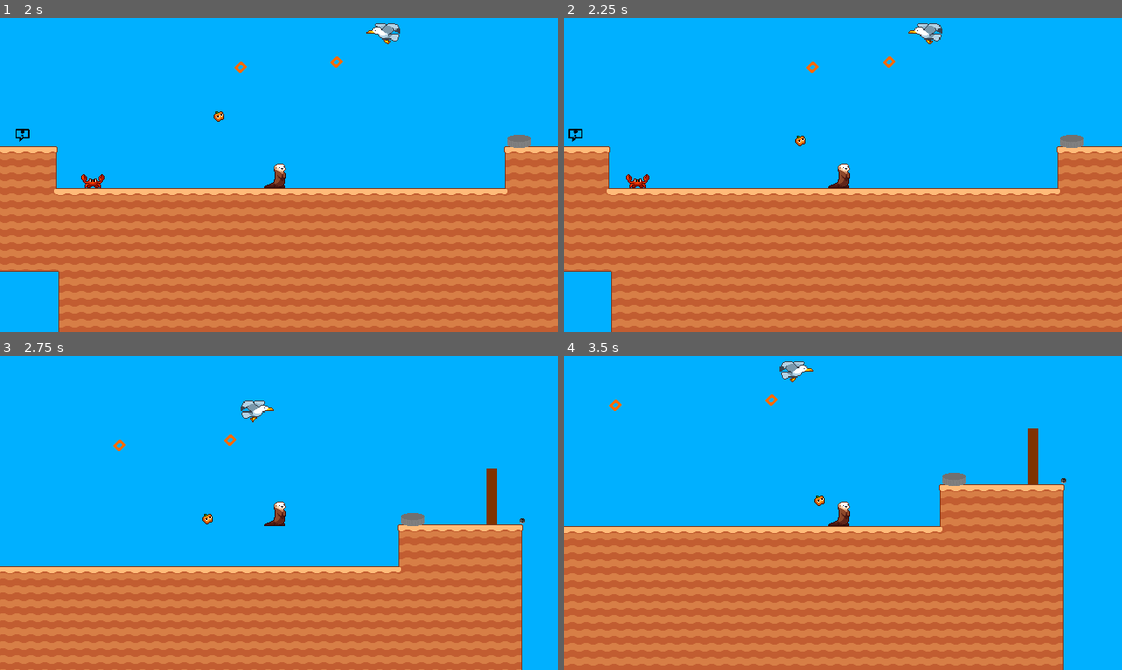
Above: before the commit, frames 1-4 (two rows, left to right).
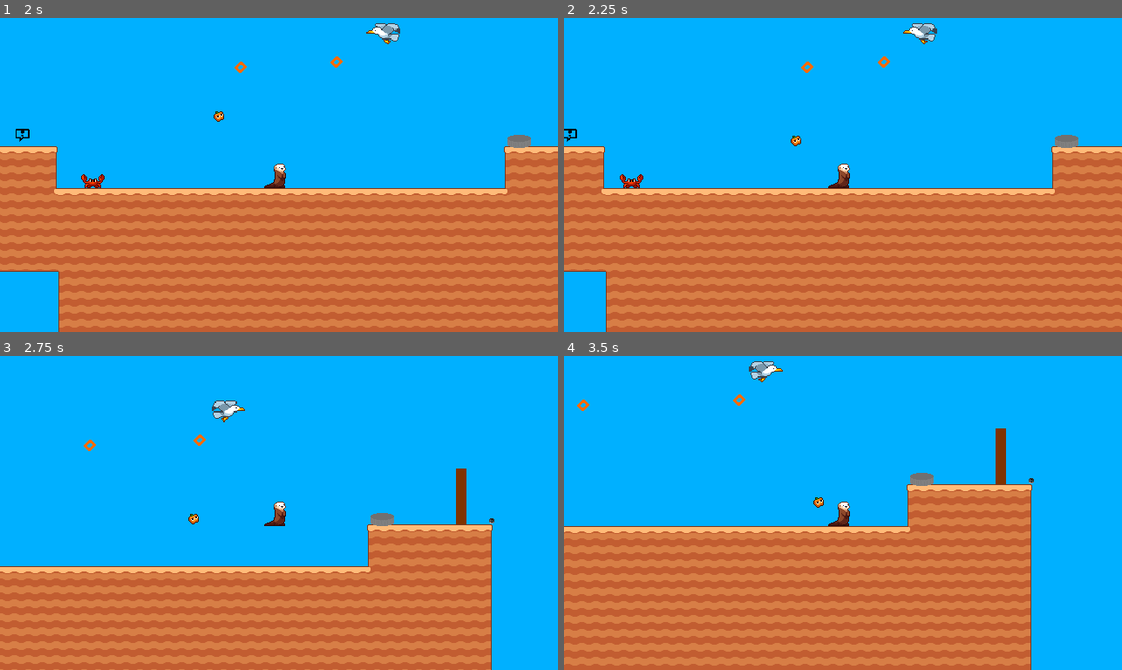
Above: after the commit, the same moments.

Repository: Longliverosa/longliverosa-game
Game: Godot game, scene res://Scenes/Menu/main_menu.tscn
The game is run twice, just before and just after one commit, with the same random seed, the same clock (stepped at 60 frames per second) and the same inputs. Sound files missing from this copy of the repository are replaced by a short silence.
Inputs (mouse positions are in pixels of both pictures, inside the frame that each line leads up to):
- Up to frame 1 (2 s): click "New Game" at 0.5 s; click "Play" at 1.25 s
- Up to frame 2 (2.25 s): tap Enter at 2 s; move the mouse to (965, 159) at 2.02 s; hold D (move_right) from 2.03 s (still down); tap Ctrl (dodge, bound only after the commit) at 2.1 s; click (965, 159) at 2.17 s
- Up to frame 3 (2.75 s): keep holding D (move_right); tap Space (jump) at 2.27 s; tap Shift (dodge, bound only before the commit) at 2.3 s
- Up to frame 4 (3.5 s): release D (move_right) at 2.75 s; drag from (731, 528) to (971, 516) at 2.77 s

Frame 1 is identical in both runs. In frame 2, 8.6% of the frame differs, in the area x 0-100%, y 1-100%; in frame 3, 7.2%; in frame 4, 11%, in the area x 0-90%, y 1-100%.

Commit message:
Made dodge a bit better

Diff:
--- a/Scenes/Entities/crab_enemy.tscn
+++ b/Scenes/Entities/crab_enemy.tscn
@@ -1,8 +1,8 @@
-[gd_scene load_steps=2 format=3 uid="uid://c1q808d2ol1xa"]
+[gd_scene format=3 uid="uid://c1q808d2ol1xa"]
 
 [ext_resource type="PackedScene" uid="uid://d0mer00ituels" path="res://Scenes/Entities/base_enemy.tscn" id="1_7wxf3"]
 
-[node name="Enemy" instance=ExtResource("1_7wxf3")]
+[node name="Enemy" unique_id=829603009 instance=ExtResource("1_7wxf3")]
 speed = 40.0
 patrol_distance = 150.0
 attack_mode = 2
--- a/Scenes/Player/player.tscn
+++ b/Scenes/Player/player.tscn
@@ -11,34 +11,34 @@
 
 [sub_resource type="ImageTexture" id="ImageTexture_mtuoh"]
 
-[node name="Player" type="CharacterBody2D"]
+[node name="Player" type="CharacterBody2D" unique_id=1044910472]
 physics_interpolation_mode = 2
 self_modulate = Color(0.52572, 0.723689, 0.712835, 1)
 collision_layer = 2
 collision_mask = 5
 script = ExtResource("1_46r5w")
 
-[node name="SelectPowerBg" type="Sprite2D" parent="."]
+[node name="SelectPowerBg" type="Sprite2D" parent="." unique_id=1662579402]
 visible = false
 texture = ExtResource("2_htcer")
 
-[node name="SelectPower" type="Node2D" parent="."]
+[node name="SelectPower" type="Node2D" parent="." unique_id=2058734023]
 visible = false
 
-[node name="GFX" type="Sprite2D" parent="."]
+[node name="GFX" type="Sprite2D" parent="." unique_id=879343868]
 texture = ExtResource("2_rcd5j")
 
-[node name="CollisionShape2D" type="CollisionShape2D" parent="."]
+[node name="CollisionShape2D" type="CollisionShape2D" parent="." unique_id=2129649774]
 position = Vector2(0, 2)
 shape = SubResource("CapsuleShape2D_jhyir")
 
-[node name="Camera2D" type="Camera2D" parent="."]
+[node name="Camera2D" type="Camera2D" parent="." unique_id=1254635287]
 physics_interpolation_mode = 1
 position = Vector2(1, 1)
 
-[node name="Canvas" type="CanvasLayer" parent="."]
+[node name="Canvas" type="CanvasLayer" parent="." unique_id=40264234]
 
-[node name="Label" type="Label" parent="Canvas"]
+[node name="Label" type="Label" parent="Canvas" unique_id=1163512178]
 visible = false
 offset_left = 7.0
 offset_top = 7.99998
@@ -47,7 +47,7 @@
 scale = Vector2(2.06691, 2.74735)
 text = "Current Power: Basic Attack"
 
-[node name="ShieldSlider" type="HSlider" parent="Canvas"]
+[node name="ShieldSlider" type="HSlider" parent="Canvas" unique_id=76766748]
 visible = false
 offset_left = 10.0
 offset_top = 65.0
@@ -59,34 +59,34 @@
 editable = false
 scrollable = false
 
-[node name="Plug" type="Line2D" parent="."]
+[node name="Plug" type="Line2D" parent="." unique_id=1225175970]
 width = 1.0
 default_color = Color(0.329412, 0.14902, 0.0784314, 1)
 
-[node name="PlugHead" type="Sprite2D" parent="."]
+[node name="PlugHead" type="Sprite2D" parent="." unique_id=1747245562]
 visible = false
 texture = ExtResource("10_jhyir")
 
-[node name="RayCast2D" type="RayCast2D" parent="."]
+[node name="RayCast2D" type="RayCast2D" parent="." unique_id=705499841]
 
-[node name="Timers" type="Node" parent="."]
+[node name="Timers" type="Node" parent="." unique_id=45388923]
 
-[node name="CoyoteTime" type="Timer" parent="Timers"]
+[node name="CoyoteTime" type="Timer" parent="Timers" unique_id=1628984939]
 wait_time = 0.1
 one_shot = true
 
-[node name="JumpBuffer" type="Timer" parent="Timers"]
+[node name="JumpBuffer" type="Timer" parent="Timers" unique_id=840575356]
 wait_time = 0.2
 one_shot = true
 
-[node name="ShieldCooldown" type="Timer" parent="Timers"]
+[node name="ShieldCooldown" type="Timer" parent="Timers" unique_id=1258486900]
 wait_time = 10.0
 one_shot = true
 
-[node name="DamageCooldown" type="Timer" parent="Timers"]
+[node name="DamageCooldown" type="Timer" parent="Timers" unique_id=1419856572]
 wait_time = 0.5
 one_shot = true
 
-[node name="CompanionCooldown" type="Timer" parent="Timers"]
+[node name="CompanionCooldown" type="Timer" parent="Timers" unique_id=52884093]
 wait_time = 0.2
 one_shot = true
--- a/Scripts/Player/player.gd
+++ b/Scripts/Player/player.gd
@@ -111,7 +111,14 @@
 func perform_dodge():
 	if is_dodging: return
 	is_dodging = true
-	await get_tree().create_timer(0.2).timeout
+	set_collision_mask_value(3, false)
+	var enemies = get_tree().get_nodes_in_group("damage_player")
+	for enemy in enemies:
+		enemy.set_collision_mask_value(2, false)
+	await get_tree().create_timer(0.4).timeout
+	set_collision_mask_value(3, true)
+	for enemy in enemies:
+		enemy.set_collision_mask_value(2, true)
 	is_dodging = false
 
 func _process(_delta: float) -> void:
@@ -154,6 +161,7 @@
 
 
 func damage(angle: float) -> void:
+	if is_dodging: return
 	if has_shield:
 		has_shield = false
 		shield_slider.visible = true
@@ -162,7 +170,7 @@
 
 		var direction_vector = Vector2(-cos(angle), sin(angle)).normalized()
 		impulse_velocity = Vector2(direction_vector.x * 400, direction_vector.y * (-300 if is_on_floor() else -800))
-	elif damage_cooldown.is_stopped() or is_dodging:
+	elif damage_cooldown.is_stopped():
 		reset_to_checkpoint()
 
 func reset_to_checkpoint():
--- a/project.godot
+++ b/project.godot
@@ -187,7 +187,7 @@
 }
 dodge={
 "deadzone": 0.2,
-"events": [Object(InputEventKey,"resource_local_to_scene":fa …(146 unchanged characters)… se,"keycode":0,"physical_keycode":4194325,"key_label":0,"unicode":0,"location":0,"echo":false,"script":null)
+"events": [Object(InputEventKey,"resource_local_to_scene":fa …(146 unchanged characters)… se,"keycode":0,"physical_keycode":4194326,"key_label":0,"unicode":0,"location":0,"echo":false,"script":null)
 ]
 }
 
Not shown, added: Locale/HeadBackground.png.import
Not shown, changed: Locale/Menu.csv.import
Binary file changed: Locale/Menu.en.translation
Not shown, changed: Locale/Settings.csv.import
Binary file changed: Locale/Settings.en.translation
Not shown, changed: Locale/Test-dialog.csv.import
Binary file changed: Locale/Test-dialog.en.translation
Not shown, changed: Locale/dialog.csv.import
Binary file changed: Locale/dialog.en.translation
Not shown: 1 places in Scenes/Player/player.tscn that only renumber resources
